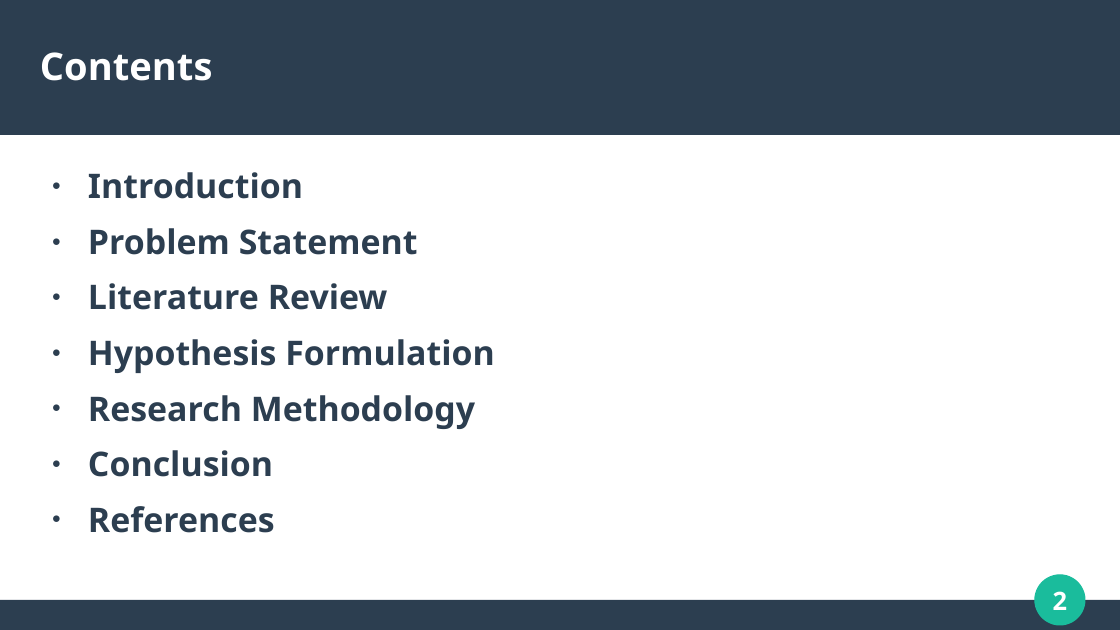
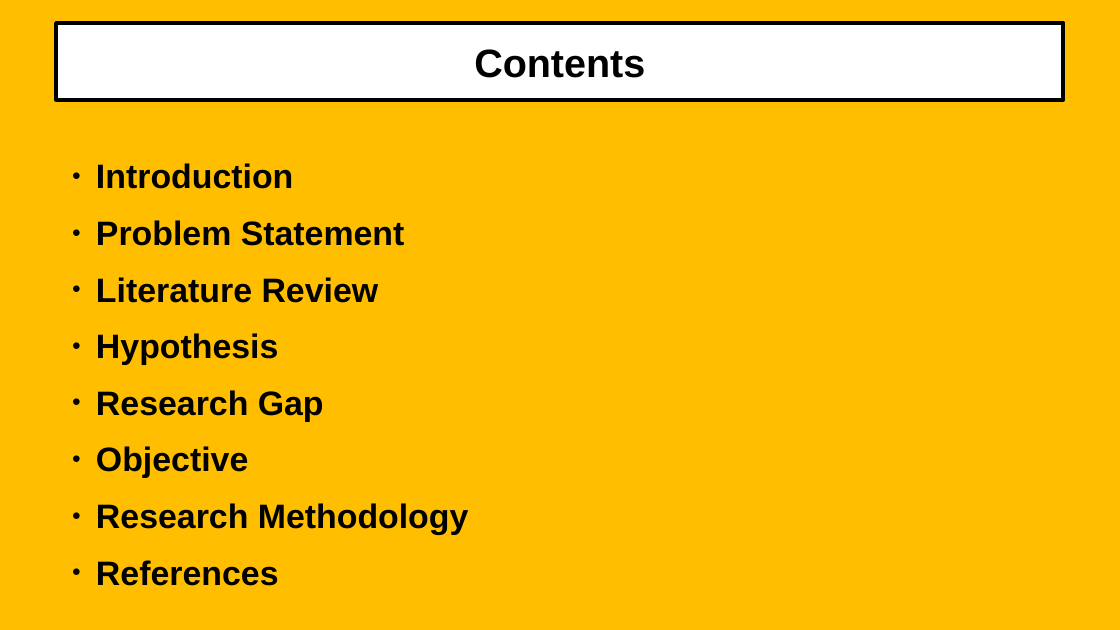
Before and after one commit to mohitlabs/Research, a slide deck: slide 2 of A Low Latency Digital Filter using Recurrent Neural Network/PPT/PresentationOld.pptx. Drawn at 1120x630 pixels with LibreOffice and Linux fonts; fonts in the diff are those of the drawing. Boxes give left, top, right and bottom in pixels: in the first picture for what was removed or moved away, otherwise in the second. Text is boxed around its words. In the diff, an @@ line names an element or a change of style, - is before the commit and + after.

```diff
--- a/A Low Latency Digital Filter using Recurrent Neural Network/PPT/PresentationOld.pptx
+++ b/A Low Latency Digital Filter using Recurrent Neural Network/PPT/PresentationOld.pptx
@@ background #FFFFFF to #FFBF00 @@
@@ rectangle removed at (0, 0, 1120, 135) @@
@@ rectangle "Contents": place and size @@
-rectangle "Contents" at (40, 52, 212, 81)
+rectangle "Contents" at (56, 23, 1064, 100)
@@ rectangle "Contents" at (56, 23, 1064, 100): size 27 to 28 pt, font Noto Sans to Arial, text colour #FFFFFF to #000000; alignment left to centre; fill none to #FFFFFF; outline none to #000000 2.83 pt @@
@@ subtitle "Introduction": place and size @@
-subtitle "Introduction" at (88, 172, 494, 533)
+subtitle "Introduction" at (96, 163, 469, 586)
@@ subtitle "Introduction" at (96, 163, 469, 586): vertical alignment top to middle @@
@@ subtitle at (96, 163, 469, 586): font Noto Sans to Arial, text colour #2C3E50 to #000000 in "Introduction", "Problem Statement", "Literature Review", "Research Methodology" and 1 more places; indent changed; bullet colour #2C3E50 to #000000 @@
@@ subtitle at (96, 333, 324, 478): text changed; font Noto Sans to Arial; text colour #2C3E50 to #000000 @@
-● Hypothesis Formulation
+● Hypothesis
+● Research Gap
+● Objective
@@ subtitle at (88, 450, 273, 477): paragraph removed @@
-● Conclusion
@@ ellipse removed at (1036, 575, 1085, 625) @@
@@ page number removed at (1053, 591, 1068, 610) @@
-2
@@ rectangle removed at (0, 601, 1120, 630) @@
```
Also in this commit, not shown: 3 other slides changed, 7 slides added, 7 slides removed, 3 other files.
